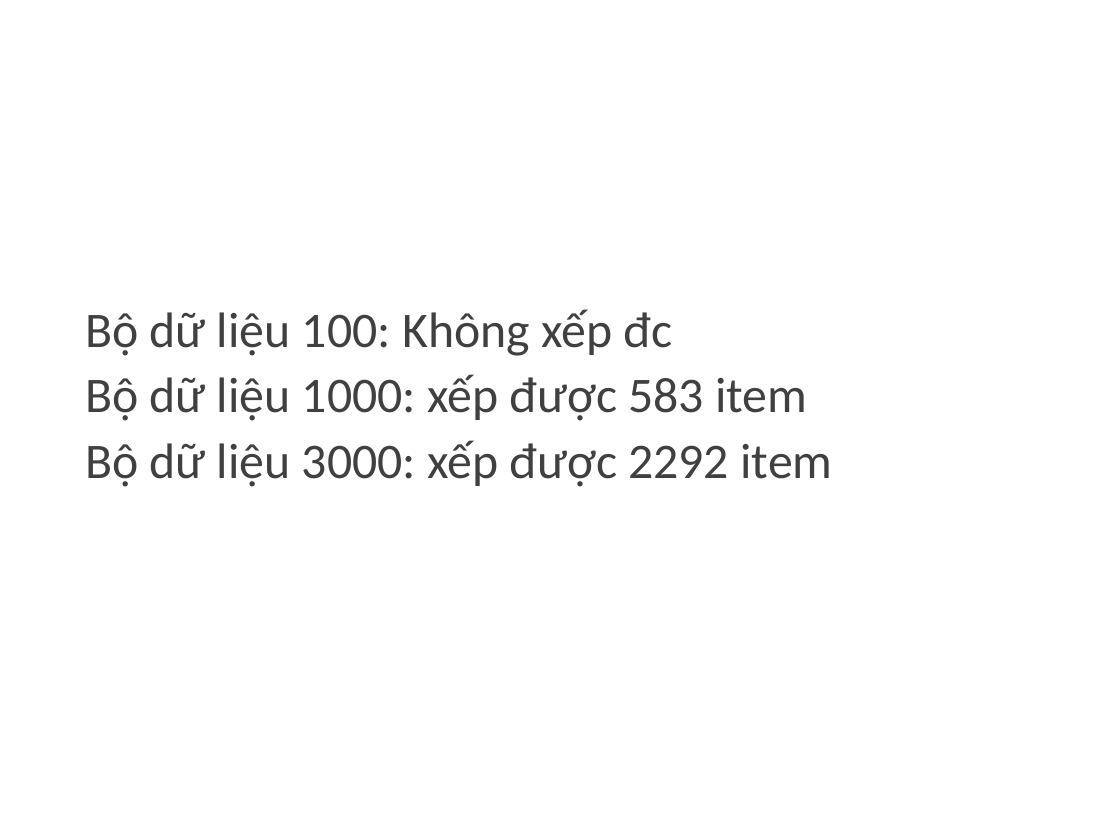
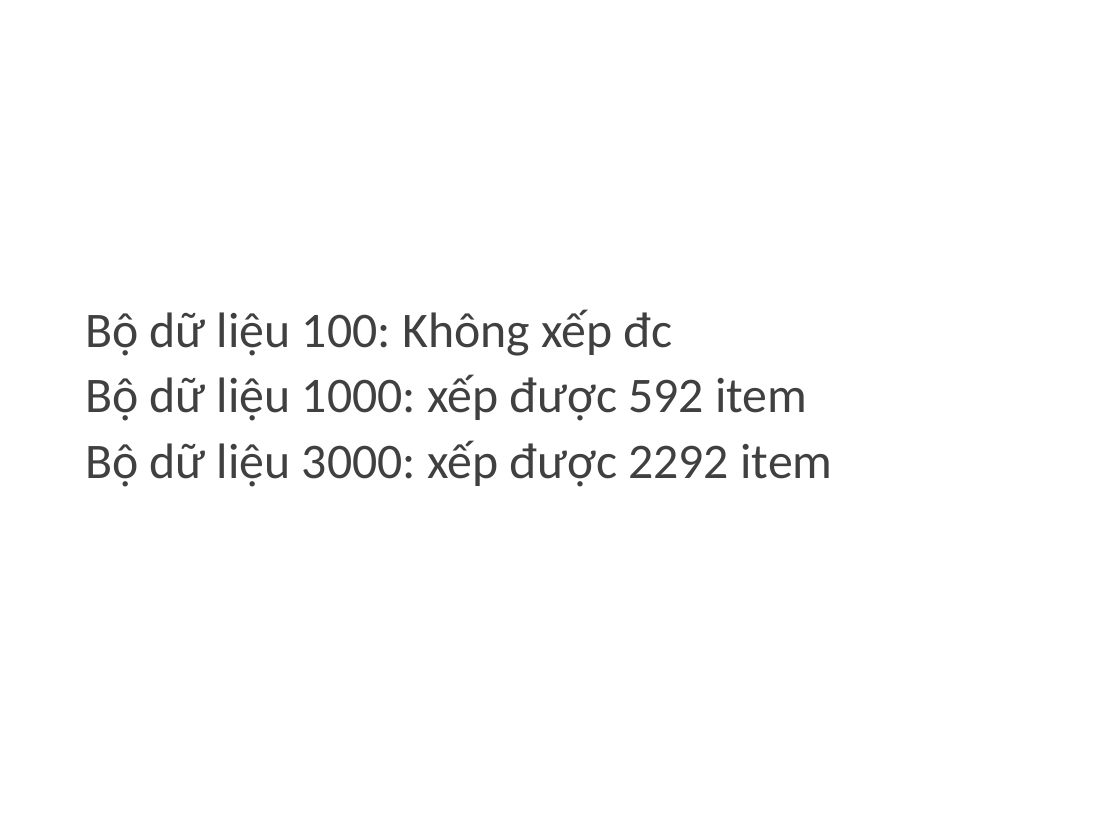
Before and after one commit to dungkhmt/CourseCPCBLS, a slide deck: slide 16 of OpenCBLS/src/khmtk60/miniprojects/G9/Bao cao G9.pptx (slide 12 before the commit). Drawn at 1120x840 pixels with LibreOffice and Linux fonts; fonts in the diff are those of the drawing; background and template pictures are left out. Boxes give left, top, right and bottom in pixels: in the first picture for what was removed or moved away, otherwise in the second. Text is boxed around its words. In the diff, an @@ line names an element or a change of style, - is before the commit and + after.

```diff
--- a/OpenCBLS/src/khmtk60/miniprojects/G9/Bao cao G9.pptx
+++ b/OpenCBLS/src/khmtk60/miniprojects/G9/Bao cao G9.pptx
@@ text at <box>85,374,807,421</box>: text changed @@
-Bộ dữ liệu 1000: xếp được 583 item
+Bộ dữ liệu 1000: xếp được 592 item
```
Also in this commit, not shown: 5 other slides changed, 4 slides added, 12 other files.
